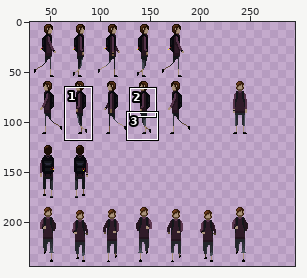
File history of a pixel-art file, src/LostAndFound.Core/Assets/Images/Player/PlayerAnimations.aseprite. Above, an overview of the earlier version with the close-up marked.
Close-up. Before the commit:
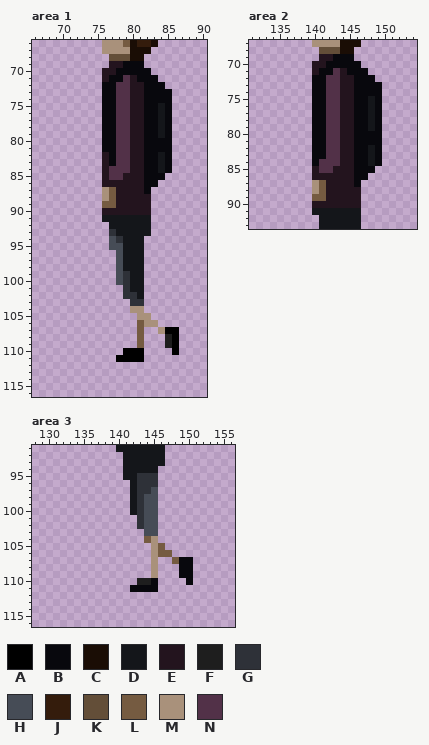
300x300 pixels, 1 frame. Colours within 5 levels of each other are drawn and written as one. Shown: area 1: x 66..90, y 66..116; area 2: x 131..154, y 67..93; area 3: x 128..156, y 91..116. The wide view leaves out empty margins. The commit also changed other parts of the picture, which this record leaves out.
Palette (. is transparent): A #000000  B #08080d  C #1a0d05  D #14161a  E #23141e  F #1e1e1e  G #2e3138  H #464c56  J #341c0c  K #634e38  L #755b41  M #a9917b  N #523148
Pixels before, area 1, first column x 76:
 66 MMMLCJJC...
 67 MMMMCCC....
 68 .KKKCC.....
 69 .EEBBB.....
 70 EEBBBBB....
 71 EBBNEBBB...
 72 BBNNEEBBB..
 73 BBNNEEBBBB.
 74 BBNNEEBBBB.
 75 BBNNEEBBDB.
 76 BBNNEEBBDB.
 77 BBNNEEBBDB.
 78 BBNNEEBBDB.
 79 BBNNEEBBDB.
 80 BBNNEEBBBB.
 81 BBNNEEBBBB.
 82 EBNNEEBBDB.
 83 EBNNEEBBDB.
 84 ENNNEEBBDB.
 85 ENNEEEBBB..
 86 EEEEEEBB...
 87 MLEEEEB....
 88 MLEEEEE....
 89 LLEEEEE....
 90 EEEEEEE....
 91 DDDDDDD....
 92 .DDDDDD....
 93 .GDDDDD....
 94 .HGDDD.....
 95 .HHDDD.....
 96 ..HDDD.....
 97 ..HDDD.....
 98 ..HDDD.....
 99 ..HGDD.....
100 ..HGDD.....
101 ...GDD.....
102 ...GGD.....
103 ....GG.....
104 ....MM.....
105 .....MM....
106 .....LMM...
107 .....L..MAA
108 .....L...FA
109 .....L...FA
110 ...AAA....A
111 ..AAAA.....
Pixels before, area 2, first column x 140:
67 MMMMCCC...
68 .KKKCC....
69 .EEBBB....
70 EEBBBBB...
71 EBBNEBBB..
72 BBNNEEBBB.
73 BBNNEEBBBB
74 BBNNEEBBBB
75 BBNNEEBBDB
76 BBNNEEBBDB
77 BBNNEEBBDB
78 BBNNEEBBDB
79 BBNNEEBBDB
80 BBNNEEBBBB
81 BBNNEEBBBB
82 BBNNEEBBDB
83 BBNNEEBBDB
84 BNNNEEBBDB
85 ENNEEEBBB.
86 EEEEEEBB..
87 MLEEEEB...
88 MLEEEEE...
89 LLEEEEE...
90 EEEEEEE...
91 DDDDDDD...
92 .DDDDDD...
93 .DDDDDD...
Pixels before, area 3, first column x 140:
 91 DDDDDDD....
 92 .DDDDDD....
 93 .DDDDDD....
 94 .DDDDD.....
 95 .DDGGG.....
 96 ..DGGG.....
 97 ..DGGH.....
 98 ..DGHH.....
 99 ..DGHH.....
100 ..DGHH.....
101 ...GHH.....
102 ...GHH.....
103 ....HH.....
104 ....LM.....
105 .....ML....
106 .....MLL...
107 .....M..LBB
108 .....M...BB
109 .....M...BB
110 ...FFB....B
111 ..BBBB.....
After the commit:
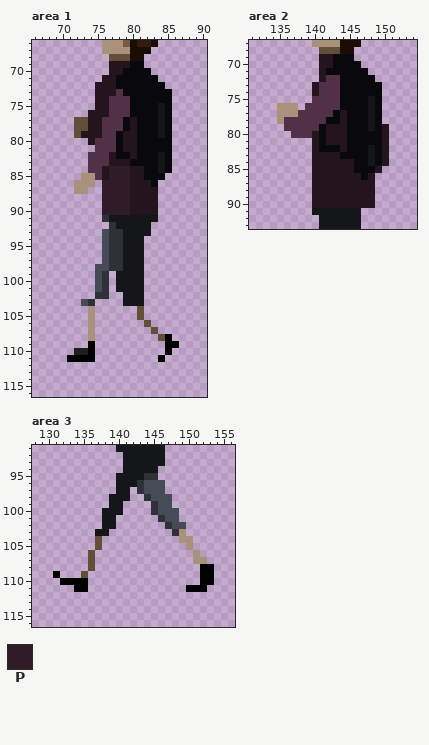
Colours new in this view: P #301b29
Edits made:
Changed rows in their new state; - is an unchanged pixel.
Area 1:
first column x 71:
 69 --------E-------
 70 -----.-E--------
 71 ------E-BB------
 72 ----EEEBBBB-----
 73 ----EEE-BBB-----
 74 ----EEN--BB-----
 75 ----EEN--BB-----
 76 ---EEEN--BB-----
 77 -KKEENN-B-B-----
 78 -KKEENN-B-B-----
 79 -KEEENNBE-B-----
 80 ---ENNNBE-B-----
 81 ----NNNBE-B-----
 82 ---NNNEBB-B-----
 83 ---NNNEEEBB-----
 84 ---NN-PPP-------
 85 --MMN-PPP-------
 86 -MMM-PPPP--E----
 87 -MM--PPPP--EE---
 88 -----PPPP---E---
 89 -----PPPP---E---
 90 -----PPPP---E---
 91 -----G------D---
 92 ------G---------
 93 -----H-G--------
 94 -----HG---------
 95 -----HGG--------
 96 -----HGG--------
 97 -----HGG--------
 98 ----HHGG--------
 99 ----HG-DD-------
100 ----HG-DD-------
101 ----HG-DD-------
102 ----GG--DD------
103 --HG----DDD-----
104 ---M-----.K-----
105 ---M------K.----
106 ---M------.K.---
107 ---M------.-K...
108 ---M------.--KA.
109 ---A------.---A-
110 -FFA----...---A.
111 AAAA---....--A--
Area 2:
first column x 135:
70 -----.-E--------
71 -----.E-BB------
72 -----.E--BB-----
73 -----EN--BB-----
74 -----EN--BB-----
75 -----NN--BB-----
76 MMM-NNN--BB-----
77 MMMNNNN-B-B-----
78 MNNNNNNBB-B-----
79 -NNNNN-EE-B----E
80 --NNNE-EE-B----E
81 -----E-EE-B----E
82 -----E-BB-B----E
83 -----EEEEBB----E
84 -----EEEE------E
85 ------EE------E-
86 -----------E-E--
87 -----EE----EEE--
88 -----EE-----EE--
89 -----EE-----EE--
90 ------------EE--
Area 3:
first column x 131:
 95 ---------D--D----------
 96 ---------DD--HHH-------
 97 ---------DD.-H-H-------
 98 --------DDD..G-HH------
 99 --------DD-...GHH------
100 -------DDD-...GHHH-----
101 -------DD---...GHH-----
102 -------DD---...-GHH----
103 ------DD-----..--GM----
104 ------K------..---MM---
105 ------K-------..---M---
106 -----K--------...---M--
107 -----K--------.--...MM-
108 -----K--------.---..-AA
109 A---K---------.---..-AA
110 -AAAA-------...----.-AA
111 ---AA------....----AAA-
